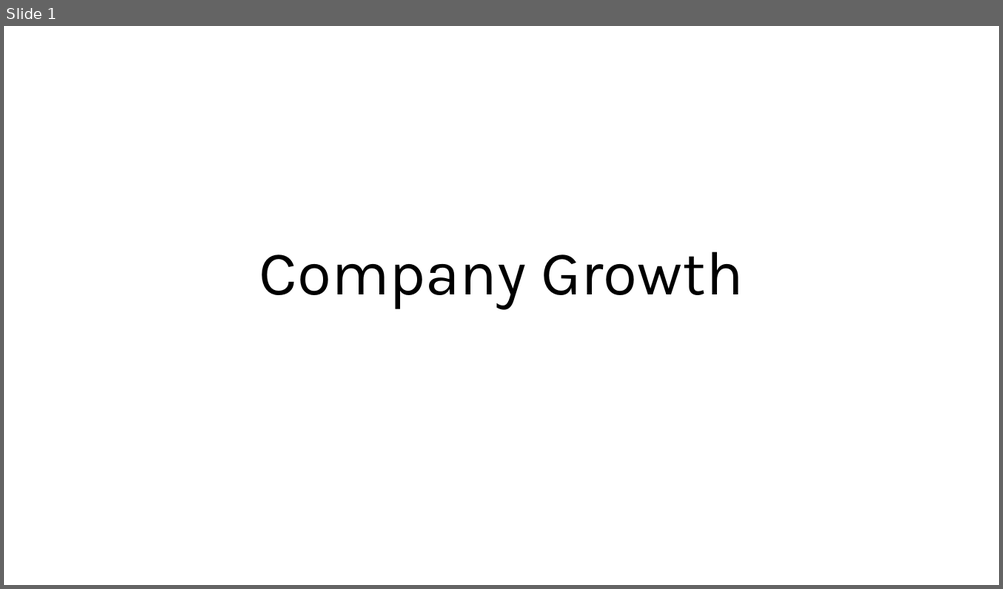
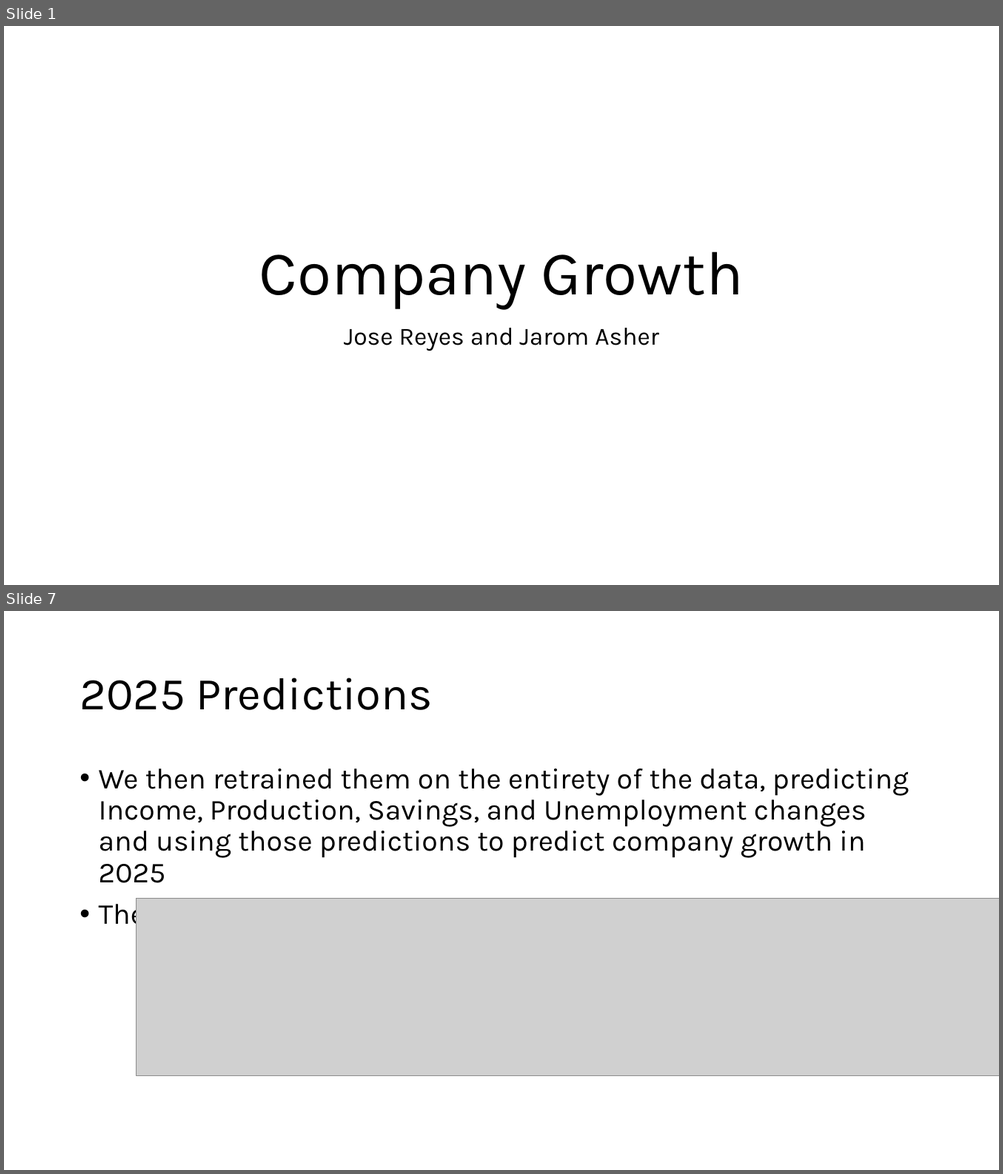
Before and after one commit to jerhomie2/CompanyGrowth, a slide deck: Company Growth.pptx. Shown one above the other, each under a label of ours: slide 1 before the commit, slides 1 and 7 after it; the slides between them are not shown. The pictures are 1003x589 and 1003x1174 pixels, drawn with LibreOffice and Linux fonts; fonts in the diff are those of the drawing; grey boxes stand for pictures. Boxes give left, top, right and bottom in pixels: in the first picture for what was removed or moved away, otherwise in the second. Text is boxed around its words. In the diff, an @@ line names an element or a change of style, - is before the commit and + after.

```diff
--- a/Company Growth.pptx
+++ b/Company Growth.pptx
@@ slide 7 added at (4, 611, 999, 1170), background #FFFFFF @@
@@ title added at (79, 678, 432, 710), 44 pt, text #000000 @@
+2025 Predictions
@@ text added at (99, 769, 908, 931), 28 pt, text #000000 @@
+• We then retrained them on the entirety of the data, predicting Income, Production, Savings, and Unemployment changes and using those predictions to predict company growth in 2025
+• The predictions are as follows :
@@ picture added at (136, 899, 999, 1076) @@
@@ slide 1 changed as well @@
@@ subtitle added at (344, 328, 659, 352), 24 pt, text #000000 @@
+Jose Reyes and Jarom Asher
```
Also in this commit, not shown: 8 other slides added.
